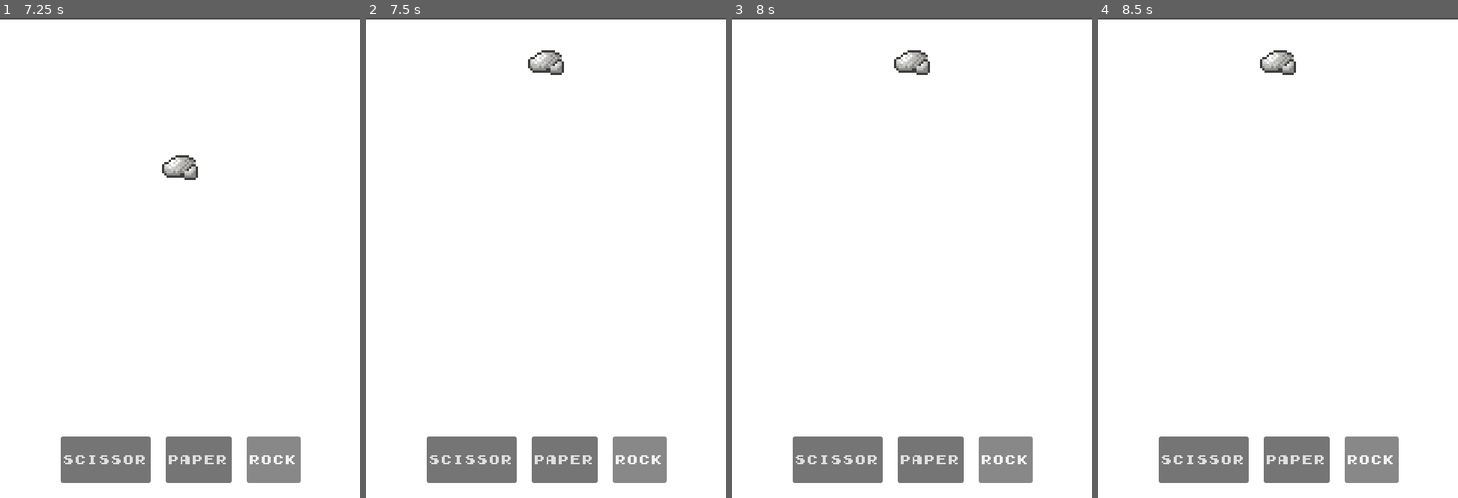
Above: before the commit, frames 1-4 (left to right).
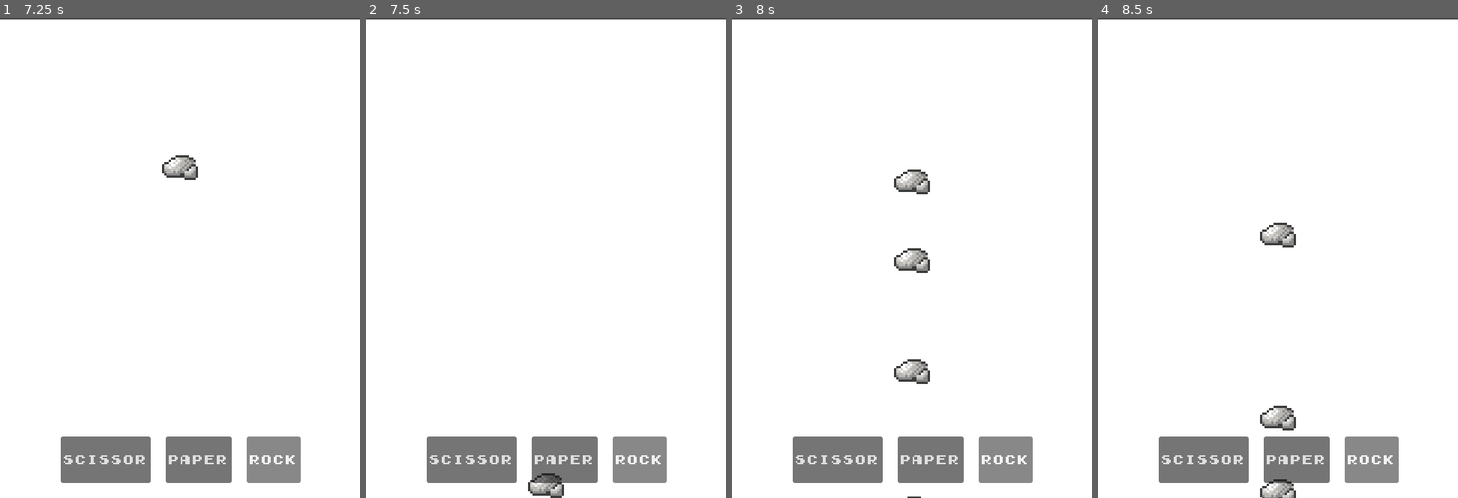
Above: after the commit, the same moments.

Repository: WebsterMiguelle/UnnamedRPS_MockProject
Game: Godot game, scene res://Scenes/Box.tscn
Two runs of this game, one before a commit and one after it. Both use one fixed random seed, a clock stepped at 60 frames per second and the inputs below. This scene is started directly instead of the project's main scene.
Inputs:
- Up to frame 1 (7.25 s): click "Scissor" at 0.5 s; click "Paper" at 1.25 s; click "Rock" at 2 s; click "Scissor" at 2.75 s; click "Paper" at 3.5 s; click "Rock" at 4.25 s; click "Scissor" at 5 s; click "Paper" at 5.75 s; click "Rock" at 6.5 s
- Up to frame 2 (7.5 s): tap Enter at 7.25 s; tap Space at 7.35 s
- Up to frame 3 (8 s): tap Space at 7.52, 7.82 s
- Up to frame 4 (8.5 s): tap Space at 8.1, 8.27 s

Frame 1 is identical in both runs. In frame 2, 0.7% of the frame differs, in the area x 45-55%, y 6-100%; in frame 3, 1.5%; in frame 4, 1.4%.
Error before the commit: Invalid assignment of property or key 'visible' with value of type 'bool' on a base object of type 'null instance'. (res://Scripts/background.gd:146)
Error after the commit: Invalid assignment of property or key 'visible' with value of type 'bool' on a base object of type 'null instance'. (res://Scripts/background.gd:136)

Commit message:
cleaned the code to remove space input

Diff:
--- a/Scenes/Main.tscn
+++ b/Scenes/Main.tscn
@@ -241,6 +241,7 @@
 
 [node name="Pause Screen" type="ColorRect" parent="CanvasLayer" unique_id=1065463818]
 process_mode = 2
+visible = false
 anchors_preset = 15
 anchor_right = 1.0
 anchor_bottom = 1.0
@@ -355,6 +356,7 @@
 stretch_mode = 1
 
 [node name="Game Over Screen2" type="ColorRect" parent="CanvasLayer" unique_id=418766939]
+visible = false
 anchors_preset = 15
 anchor_right = 1.0
 anchor_bottom = 1.0
--- a/Scripts/background.gd
+++ b/Scripts/background.gd
@@ -131,16 +131,6 @@
 	tween.tween_property(Engine, "time_scale", target, 0)
 	tween.tween_property(Engine, "time_scale", 1, duration)
 
-func toggle_pause():
-	is_paused = !is_paused
-	get_tree().paused = is_paused
-	pause_screen.visible = is_paused
-
-	if get_tree().paused:
-		pause_button.text = "Resume"
-	else:
-		pause_button.text = "Paused"
-
 func _ready():
 
 	pause_screen.visible = false
@@ -167,10 +157,6 @@
 	#timeLabel.add_theme_font_size_override("font_size", 20)
 	#comboLabel.add_theme_font_size_override("font_size", 20)
 
-
-func _input(event):
-	if event is InputEventKey and event.pressed and event.keycode == KEY_SPACE:
-		toggle_pause()
 
 func update_score_label():
 	score_label.text = str(player_score)
